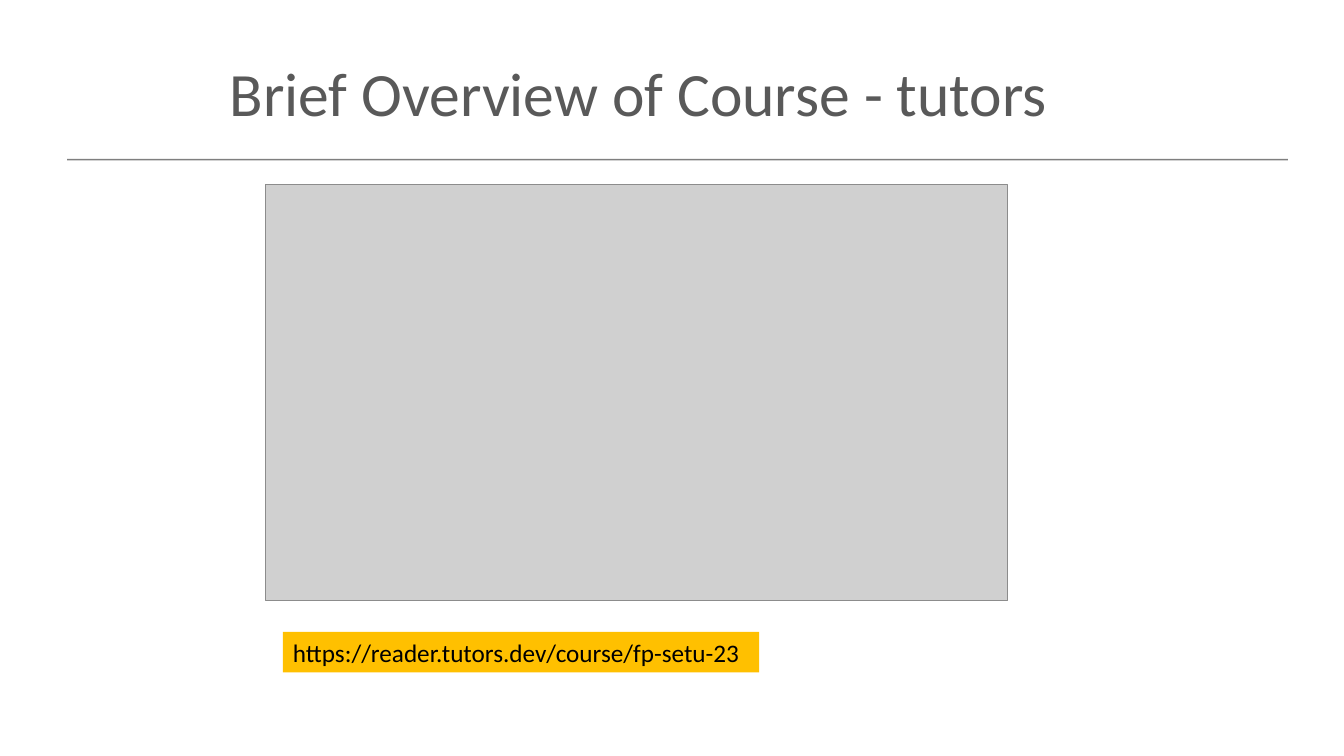
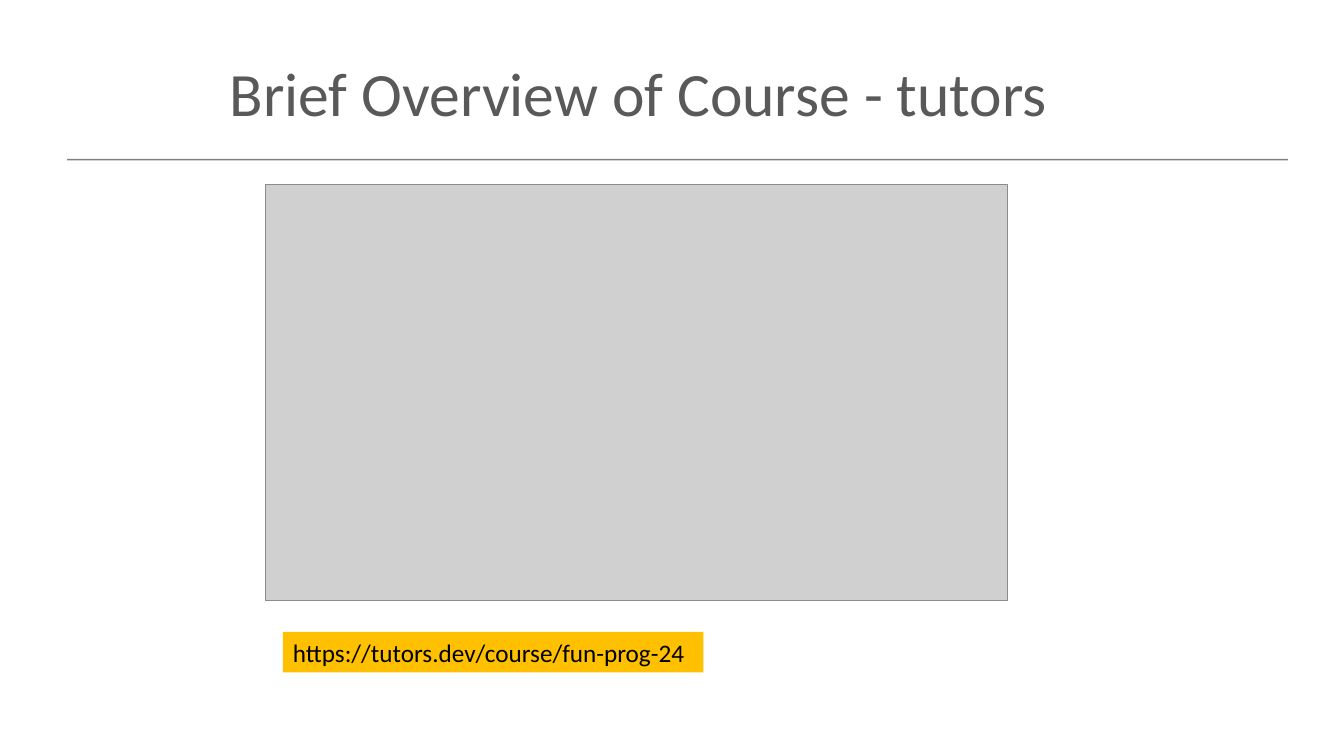
Before and after one commit to maireadmeagher/phase1, a slide deck: slide 11 of topic01-introduction/unit-01a-lectures/talk-2/a-fp-intro.ppt. Drawn at 1344x756 pixels with LibreOffice and Linux fonts; fonts in the diff are those of the drawing; grey boxes stand for pictures. Boxes give left, top, right and bottom in pixels: in the first picture for what was removed or moved away, otherwise in the second. Text is boxed around its words. In the diff, an @@ line names an element or a change of style, - is before the commit and + after.

```diff
--- a/topic01-introduction/unit-01a-lectures/talk-2/a-fp-intro.ppt
+++ b/topic01-introduction/unit-01a-lectures/talk-2/a-fp-intro.ppt
@@ rectangle "https://tutors.dev/course/fun-prog-24" resized from (x1=283, y1=632, x2=760, y2=672) to (x1=283, y1=632, x2=703, y2=672) @@
@@ text in rectangle at (x1=293, y1=644, x2=684, y2=667): text changed @@
-https://reader.tutors.dev/course/fp-setu-23
+https://tutors.dev/course/fun-prog-24
```
Also in this commit, not shown: 2 other slides changed, 3 other files.
